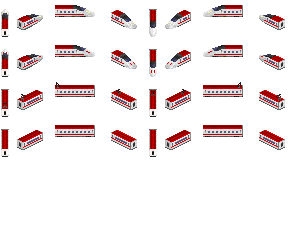
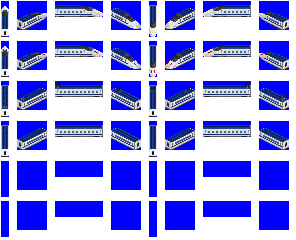
Layers edited between the first and the second 296 × 240 image:
showed group "12" (6 layers) over (x1=1, y1=1, x2=289, y2=237)
added layer "2cc 12" in group "12" over (x1=2, y1=5, x2=288, y2=149)
hid group "10" (6 layers) over (x1=1, y1=1, x2=289, y2=237)
added layer "Blue" over (x1=1, y1=1, x2=289, y2=237)
